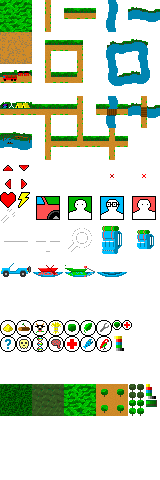
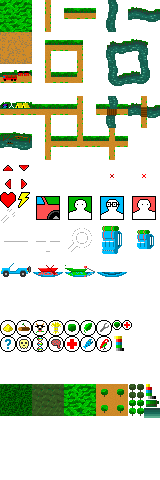
Two versions of the same layered image (160x480). Layer-by-layer changes:
painted on "Visible" over [0, 0, 160, 418]
